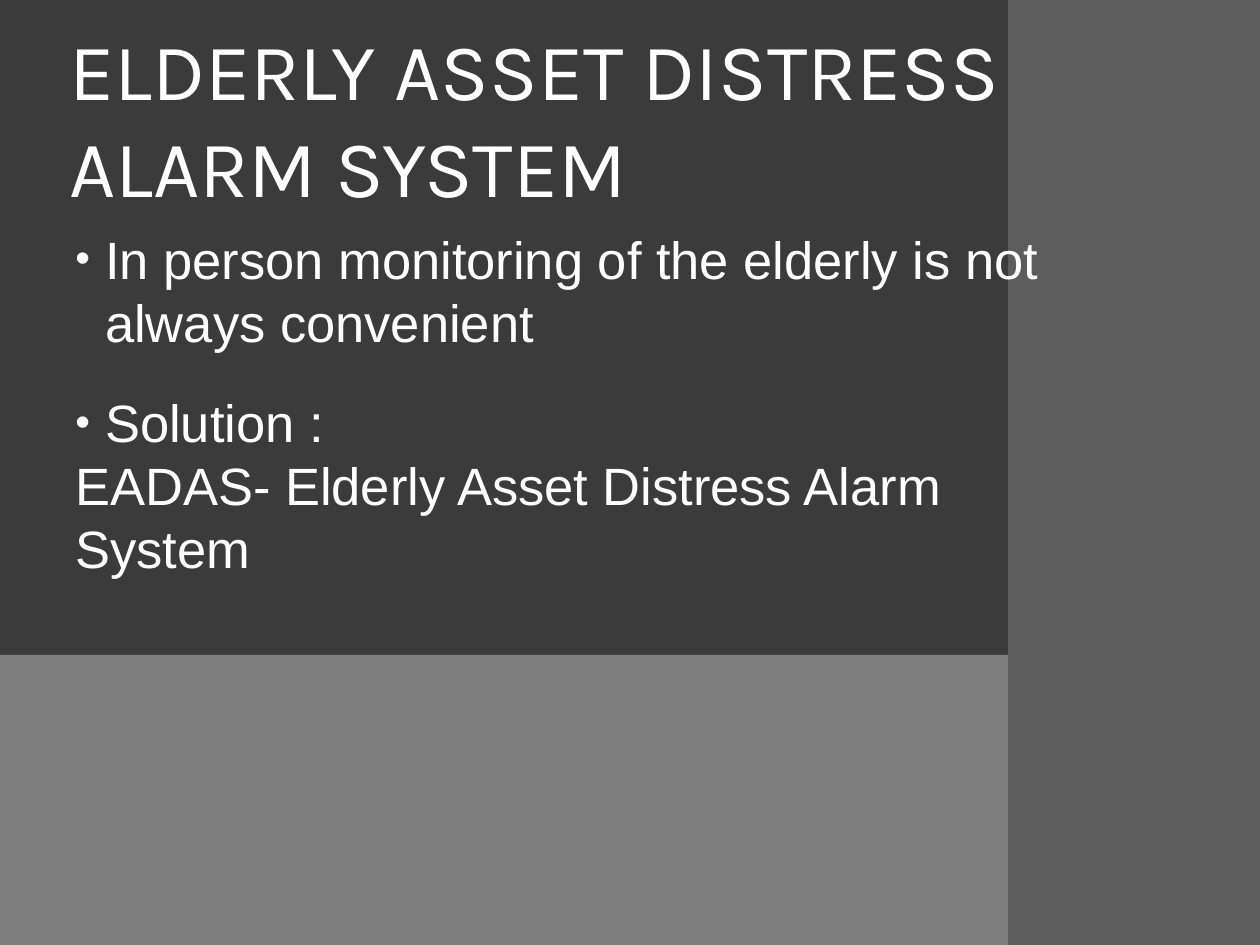
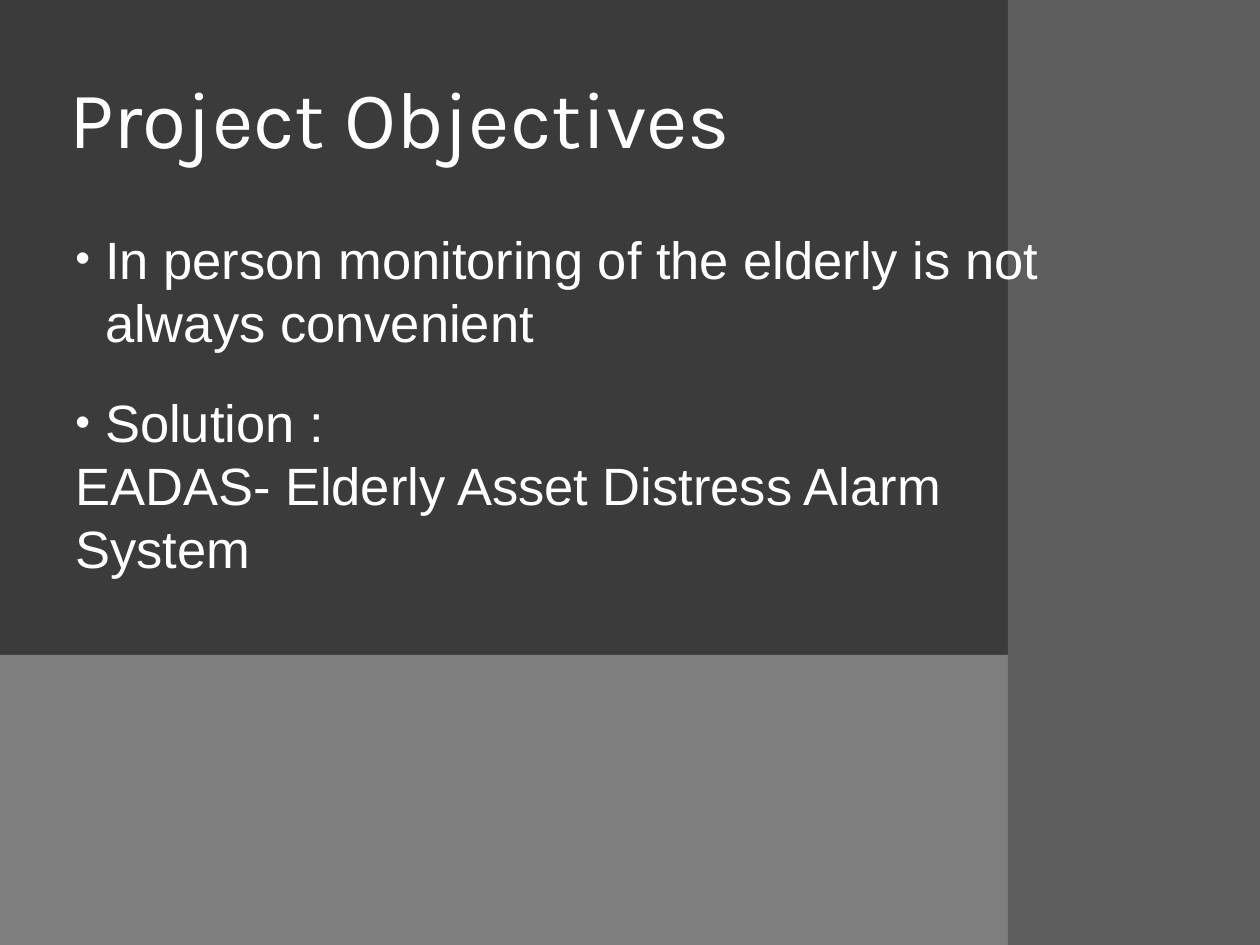
Before and after one commit to bkzshabbaz/EADAS, a slide deck: slide 2 of EADAS.pptx. Drawn at 1260x945 pixels with LibreOffice and Linux fonts; fonts in the diff are those of the drawing. Boxes give left, top, right and bottom in pixels: in the first picture for what was removed or moved away, otherwise in the second. Text is boxed around its words. In the diff, an @@ line names an element or a change of style, - is before the commit and + after.

```diff
--- a/EADAS.pptx
+++ b/EADAS.pptx
@@ text at [69, 92, 730, 168]: text changed @@
-ELDERLY ASSET DISTRESS ALARM SYSTEM
+Project Objectives
```
Also in this commit, not shown: 9 other slides changed, 2 slides added, 1 slide removed, 1 other file.
